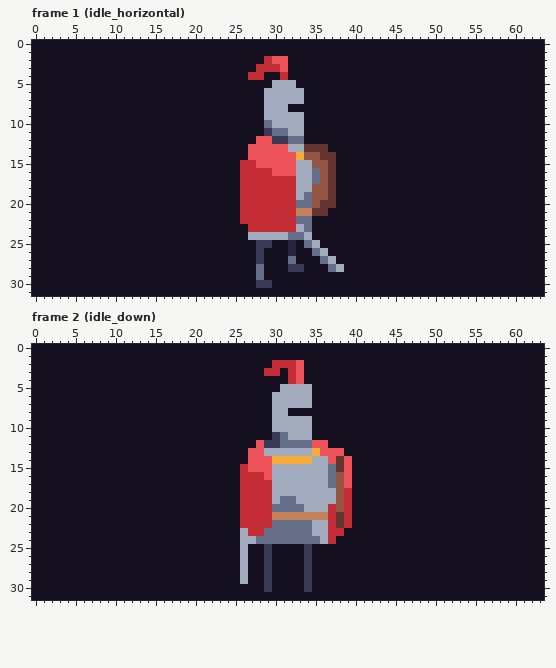
One commit to this pixel-art file: Orbsmash/ContentSource/Characters/Knight.aseprite. The first picture shows the starting point.
64x32 pixels, 63 frames. Shown: frame 1 (idle_horizontal), frame 2 (idle_down). The commit also changed other frames, which this record leaves out.
The same view after the edit:
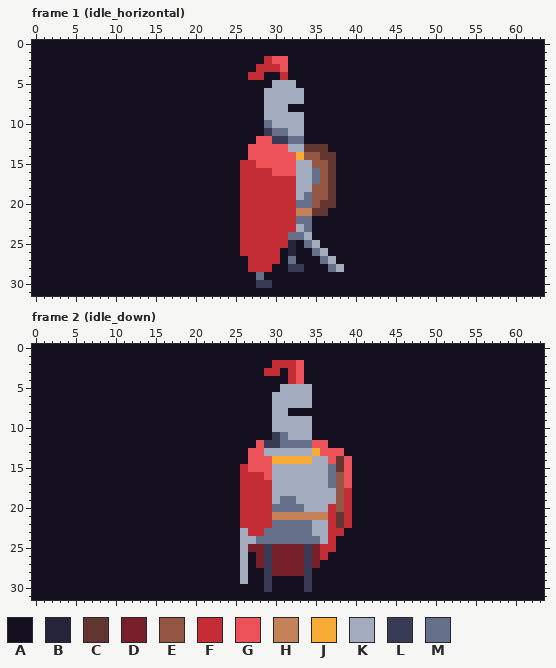
Palette (. is transparent): A #141020  B #26243a  C #623530  D #781f2c  E #945542  F #c42c36  G #ed5259  H #c58158  J #f7ac37  K #a3acbe  L #393a56  M #67708b
From the commit log: Extended knight swing
Changes in this commit:
{"where": "frame 1 (idle_horizontal), layer \"cape\""}
{"frame":1,"y":23,"x":26,"old":"A","new":"F"}
{"frame":1,"y":24,"x":26,"old":"AKKKKK","new":"FFFFFF"}
{"frame":1,"y":25,"x":26,"old":"AALLAA","new":"FFFFFF"}
{"frame":1,"y":26,"x":26,"old":"AALAA","new":"FFFFF"}
{"frame":1,"y":27,"x":27,"old":"ALAA","new":"FFFF"}
{"frame":1,"y":28,"x":27,"old":"AMA","new":"FFF"}
{"where": "frame 2 (idle_down), layer \"cape\""}
{"frame":2,"y":25,"x":27,"old":"AA","new":"DD"}
{"frame":2,"y":25,"x":30,"old":"AAAA","new":"DDDD"}
{"frame":2,"y":25,"x":35,"old":"AAA","new":"DFF"}
{"frame":2,"y":26,"x":28,"old":"A","new":"D"}
{"frame":2,"y":26,"x":30,"old":"AAAA","new":"DDDD"}
{"frame":2,"y":26,"x":35,"old":"AA","new":"DF"}
{"frame":2,"y":27,"x":28,"old":"A","new":"D"}
{"frame":2,"y":27,"x":30,"old":"AAAA","new":"DDDD"}
{"frame":2,"y":27,"x":35,"old":"A","new":"D"}
{"frame":2,"y":28,"x":30,"old":"AAAA","new":"DDDD"}
